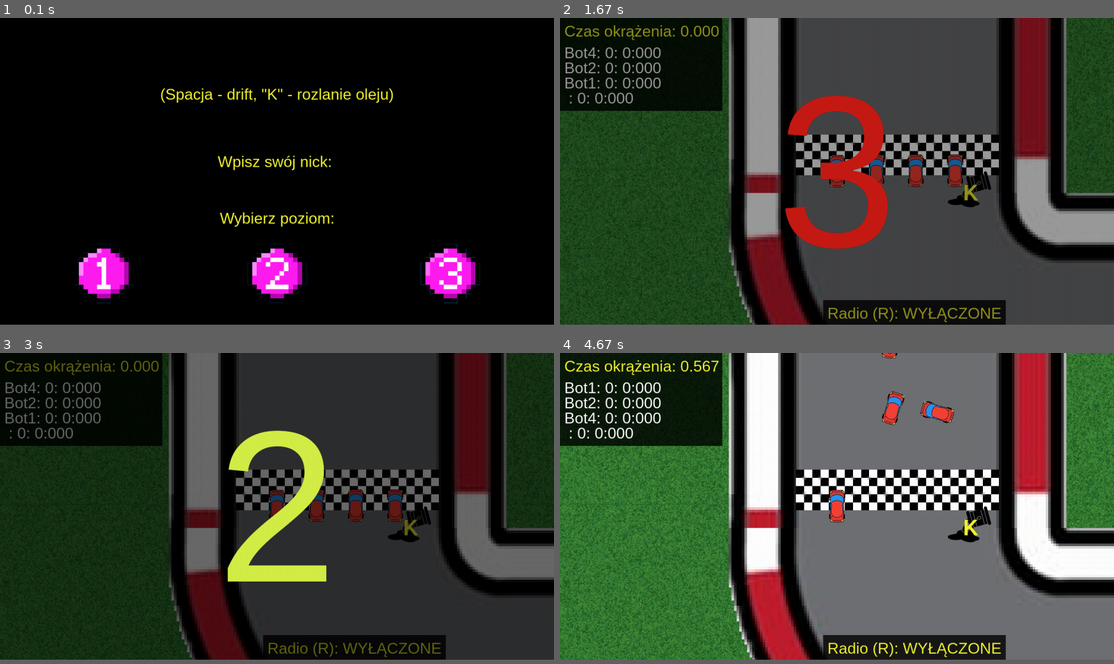
Above: before the commit, frames 1-4 (two rows, left to right).
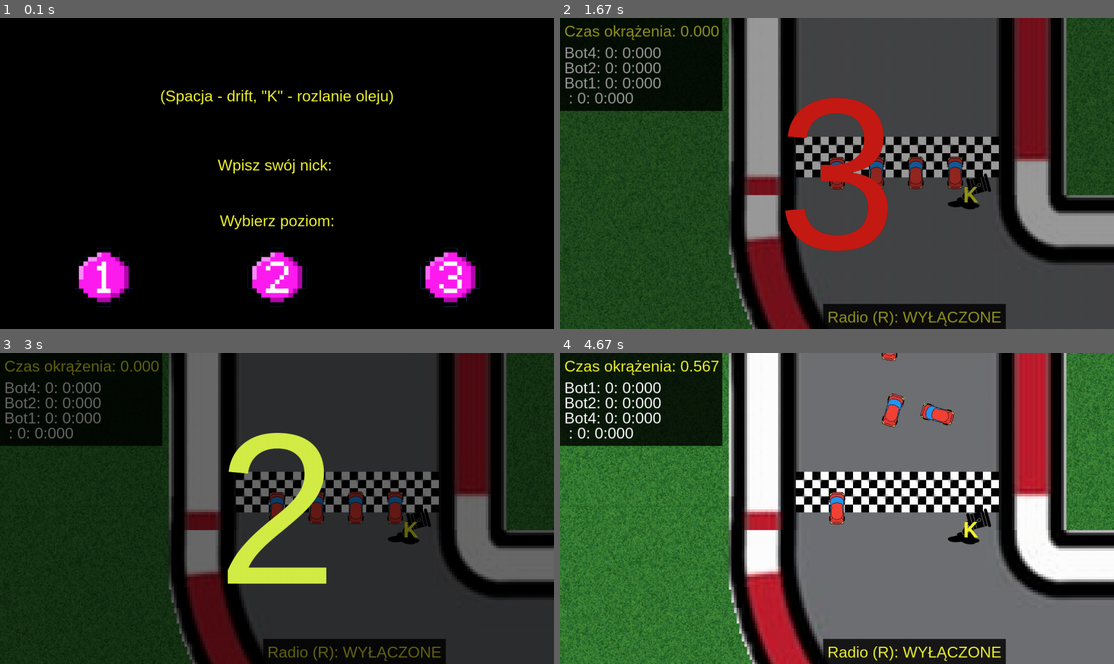
Above: after the commit, the same moments.

Repository: PiotrFurtak/Motorola
Game: pygame game, started from Main.py
The game is run twice, just before and just after one commit, with the same random seed, the same clock (stepped at 60 frames per second) and the same inputs.
Inputs (mouse positions are in pixels of both pictures, inside the frame that each line leads up to):
- Up to frame 1 (0.1 s): no input
- Up to frame 2 (1.67 s): tap Space at 0.33 s; click (665, 276) at 0.72 s; click (837, 257) at 1.05 s
- Up to frame 3 (3 s): no input
- Up to frame 4 (4.67 s): tap Space at 4.6 s
In our replay, the window is 900x499 before the commit and 900x506 after it. These sizes can differ from the game's own. Grey fills any space a smaller window leaves; there, only what the larger window draws over its background counts as a difference.

The runs differ from the first frame. In frame 1, 3.6% of the frame differs, in the area x 13-87%, y 22-93%; in frame 2, 6.1%; in frame 3, 5.3%; in frame 4, 11%, in the area x 0-100%, y 0-100%.

Commit message:
Interfejs

Diff:
--- a/Main.py
+++ b/Main.py
@@ -3,7 +3,6 @@
 from Game import Game
 from Button import Button
 WINDOW_WIDTH, WINDOW_HEIGHT = pygame.display.get_desktop_sizes()[0]
-WINDOW_HEIGHT -= 10
 window = pygame.display.set_mode((WINDOW_WIDTH,WINDOW_HEIGHT))
 FONT = pygame.font.SysFont("bahnschrift", 36)
 BUTTON = pygame.image.load("imgs/start-button.png")
